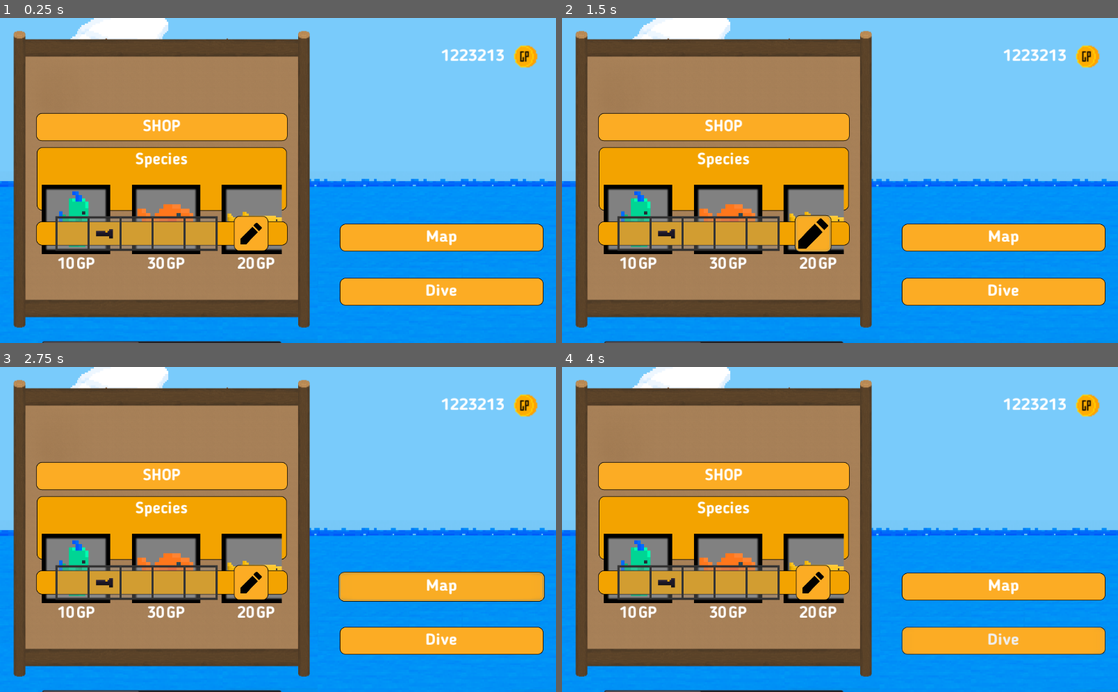
Above: before the commit, frames 1-4 (two rows, left to right).
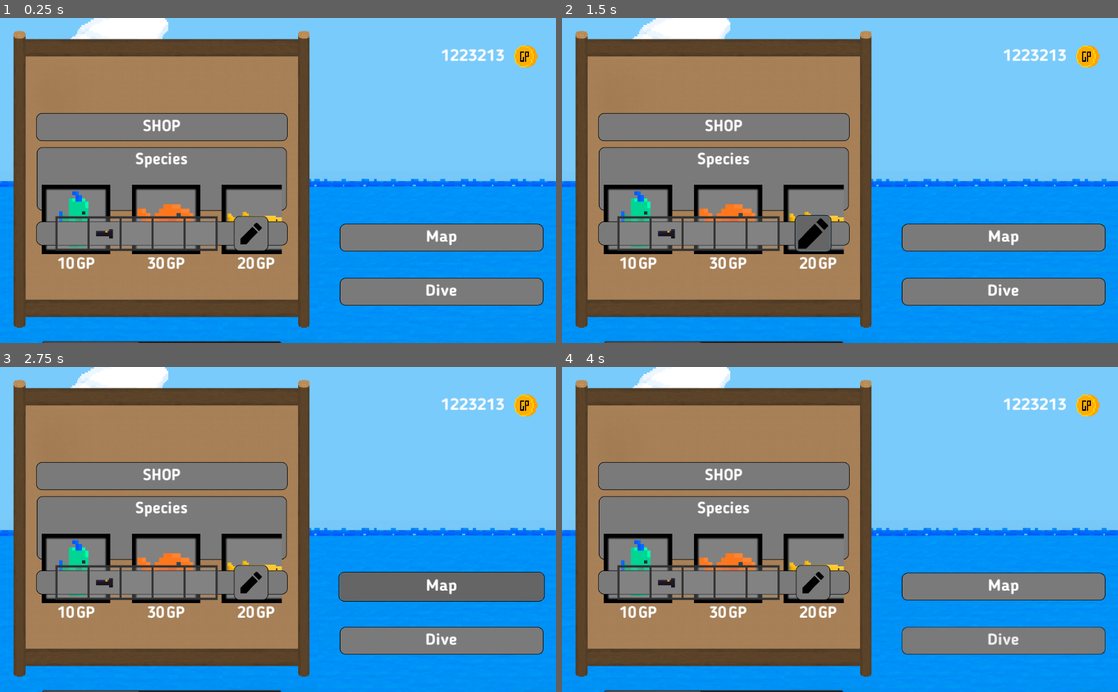
Above: after the commit, the same moments.

Repository: eliaperantoni/fisherman
Game: Godot game, scene res://scenes/menu/Menu.tscn
Two runs of this game, one before a commit and one after it. Both use one fixed random seed, a clock stepped at 60 frames per second and the inputs below. This scene is started directly instead of the project's main scene.
Inputs (mouse positions are in pixels of both pictures, inside the frame that each line leads up to):
- Up to frame 1 (0.25 s): no input
- Up to frame 2 (1.5 s): click "SHOP" at 0.5 s; click (812, 232) at 1.27 s
- Up to frame 3 (2.75 s): click "Map" at 2 s
- Up to frame 4 (4 s): click "Dive" at 2.75 s; tap Enter at 3.5 s; move the mouse to (962, 513) at 3.52 s; hold Right (ui_right) from 3.53 s (still down); click (962, 513) at 3.6 s

The runs differ from the first frame. In frame 1, 19% of the frame differs, in the area x 2-98%, y 4-96%; in frame 2, 19%; in frame 3, 19%; in frame 4, 19%.

Commit message:
Clear

Diff:
--- a/assets/themes/theme.tres
+++ b/assets/themes/theme.tres
@@ -2,8 +2,8 @@
 
 [ext_resource path="res://assets/fonts/default_font.tres" type="DynamicFont" id=1]
 
-[sub_resource type="StyleBoxFlat" id=5]
-bg_color = Color( 0.980392, 0.678431, 0.145098, 1 )
+[sub_resource type="StyleBoxFlat" id=1]
+bg_color = Color( 0.4, 0.4, 0.4, 1 )
 border_width_left = 1
 border_width_top = 1
 border_width_right = 1
@@ -18,12 +18,12 @@
 expand_margin_top = 2.0
 expand_margin_bottom = 2.0
 
-[sub_resource type="StyleBoxFlat" id=1]
+[sub_resource type="StyleBoxFlat" id=2]
 content_margin_left = 10.0
 content_margin_right = 10.0
 content_margin_top = 10.0
 content_margin_bottom = 10.0
-bg_color = Color( 0.992157, 0.678431, 0.145098, 1 )
+bg_color = Color( 0.482353, 0.482353, 0.482353, 1 )
 border_width_left = 1
 border_width_top = 1
 border_width_right = 1
@@ -39,7 +39,7 @@
 content_margin_right = 10.0
 content_margin_top = 10.0
 content_margin_bottom = 10.0
-bg_color = Color( 0.956863, 0.643137, 0, 1 )
+bg_color = Color( 0.482353, 0.482353, 0.482353, 1 )
 border_width_left = 1
 border_width_top = 1
 border_width_right = 1
@@ -74,9 +74,9 @@
 "Button/icons/Button menu" = null
 Button/styles/disabled = null
 Button/styles/focus = null
-Button/styles/hover = SubResource( 5 )
-Button/styles/normal = SubResource( 1 )
-Button/styles/pressed = SubResource( 1 )
+Button/styles/hover = SubResource( 1 )
+Button/styles/normal = SubResource( 2 )
+Button/styles/pressed = SubResource( 2 )
 Label/colors/font_color = Color( 1, 1, 1, 1 )
 Label/colors/font_color_shadow = Color( 0, 0, 0, 0 )
 Label/colors/font_outline_modulate = Color( 1, 1, 1, 1 )
--- a/scenes/menu/Menu.tscn
+++ b/scenes/menu/Menu.tscn
@@ -1,8 +1,8 @@
 [gd_scene load_steps=6 format=2]
 
-[ext_resource path="res://scenes/menu/background.png" type="Texture" id=1]
-[ext_resource path="res://scenes/menu/RightMenu.tscn" type="PackedScene" id=2]
-[ext_resource path="res://scenes/menu/LeftMenu.tscn" type="PackedScene" id=3]
+[ext_resource path="res://scenes/menu/assets/background.png" type="Texture" id=1]
+[ext_resource path="res://scenes/menu/right_menu/RightMenu.tscn" type="PackedScene" id=2]
+[ext_resource path="res://scenes/menu/left_menu/LeftMenu.tscn" type="PackedScene" id=3]
 [ext_resource path="res://assets/themes/theme.tres" type="Theme" id=4]
 [ext_resource path="res://scenes/menu/Menu.gd" type="Script" id=5]
 
--- a/scenes/menu/ContainerOptions.gd
+++ b/scenes/menu/left_menu/ContainerOptions.gd
@@ -2,8 +2,7 @@
 
 onready var toolbelt_display = $Bottom/HBoxContainer/Toolbet
 onready var container_wanted = $Center/VBoxContainer/ScrollContainer/GridContainer
-var rect_wanted = preload("res://scenes/menu/ContainerWanted.tscn")
-
+var rect_wanted = preload("res://scenes/menu/left_menu/ContainerWanted.tscn")
 func _ready():
 	toolbelt_display.on_toolset_changed(Global.tools)
 
--- a/scenes/menu/ContainerOptions.tscn
+++ b/scenes/menu/left_menu/ContainerOptions.tscn
@@ -2,8 +2,9 @@
 
 [ext_resource path="res://assets/fonts/default_font.tres" type="DynamicFont" id=1]
 [ext_resource path="res://scenes/interface/ToolbeltDisplay.tscn" type="PackedScene" id=2]
-[ext_resource path="res://scenes/menu/edit.png" type="Texture" id=3]
-[ext_resource path="res://scenes/menu/ContainerOptions.gd" type="Script" id=5]
+[ext_resource path="res://scenes/menu/assets/edit.png" type="Texture" id=3]
+[ext_resource path="res://scenes/menu/left_menu/ContainerOptions.gd" type="Script" id=5]
+
 
 [sub_resource type="StyleBoxTexture" id=1]
 
--- a/scenes/menu/ContainerWanted.tscn
+++ b/scenes/menu/left_menu/ContainerWanted.tscn
@@ -1,15 +1,15 @@
 [gd_scene load_steps=4 format=2]
 
-[ext_resource path="res://scenes/interface/assets/fish_bar_container.png" type="Texture" id=1]
+[ext_resource path="res://scenes/menu/left_menu/ContainerWanted.gd" type="Script" id=1]
 [ext_resource path="res://assets/fonts/default_font.tres" type="DynamicFont" id=2]
-[ext_resource path="res://scenes/menu/ContainerWanted.gd" type="Script" id=3]
+[ext_resource path="res://scenes/interface/assets/fish_bar_container.png" type="Texture" id=3]
 
 [node name="ContainerWanted" type="VBoxContainer"]
 anchor_right = 0.125
 anchor_bottom = 0.272
 margin_right = -64.0
 margin_bottom = -99.2
-script = ExtResource( 3 )
+script = ExtResource( 1 )
 __meta__ = {
 "_edit_use_anchors_": false
 }
--- a/scenes/menu/LeftMenu.tscn
+++ b/scenes/menu/left_menu/LeftMenu.tscn
@@ -1,7 +1,10 @@
 [gd_scene load_steps=3 format=2]
 
-[ext_resource path="res://scenes/menu/ContainerOptions.tscn" type="PackedScene" id=1]
-[ext_resource path="res://scenes/menu/wood.png" type="Texture" id=2]
+[ext_resource path="res://scenes/menu/left_menu/ContainerOptions.tscn" type="PackedScene" id=1]
+[ext_resource path="res://scenes/menu/assets/wood.png" type="Texture" id=2]
+
+
+
 
 [node name="LeftMenu" type="TextureRect"]
 anchor_right = 1.0
--- a/scenes/menu/RightMenu.tscn
+++ b/scenes/menu/right_menu/RightMenu.tscn
@@ -1,8 +1,9 @@
 [gd_scene load_steps=5 format=2]
 
 [ext_resource path="res://assets/themes/theme.tres" type="Theme" id=1]
-[ext_resource path="res://scenes/menu/coin.png" type="Texture" id=2]
+[ext_resource path="res://scenes/menu/assets/coin.png" type="Texture" id=2]
 [ext_resource path="res://assets/fonts/default_font.tres" type="DynamicFont" id=3]
+
 
 [sub_resource type="StyleBoxTexture" id=1]
 
Renamed: scenes/menu/background.png -> scenes/menu/assets/background.png
Not shown, changed: scenes/menu/assets/background.png.import
Renamed: scenes/menu/coin.png -> scenes/menu/assets/coin.png
Not shown, changed: scenes/menu/assets/coin.png.import
Renamed: scenes/menu/edit.png -> scenes/menu/assets/edit.png
Not shown, changed: scenes/menu/assets/edit.png.import
Binary file added: scenes/menu/assets/wood.png
Not shown, changed: scenes/menu/assets/wood.png.import
Not shown, removed: scenes/menu/coin.png.import
Renamed: scenes/menu/ContainerWanted.gd -> scenes/menu/left_menu/ContainerWanted.gd
Not shown: 1 places in scenes/menu/left_menu/ContainerWanted.tscn that only renumber resources
Renamed: scenes/menu/LeftMenu.gd -> scenes/menu/left_menu/LeftMenu.gd
(and 8 more such lines)
